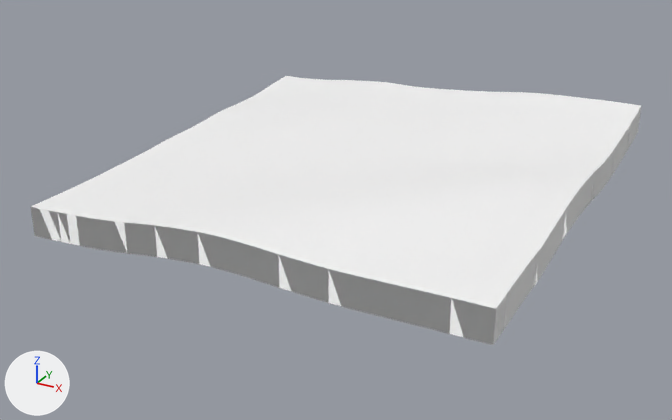
The glTF model public/tiles/2/2_2.glb, before and after one commit.
Both versions are drawn from a 50 mm camera at (3476.0, -4337.0, 793.0) aimed at (2533.0, -2624.0, -64.0). Lighting does not change. The marker at lower left points along +X, +Y and +Z. The picture after the commit comes second. Where no turn or scale is listed for an object, it has been applied to the vertices.

Objects in the first picture: 't2_2_2'.
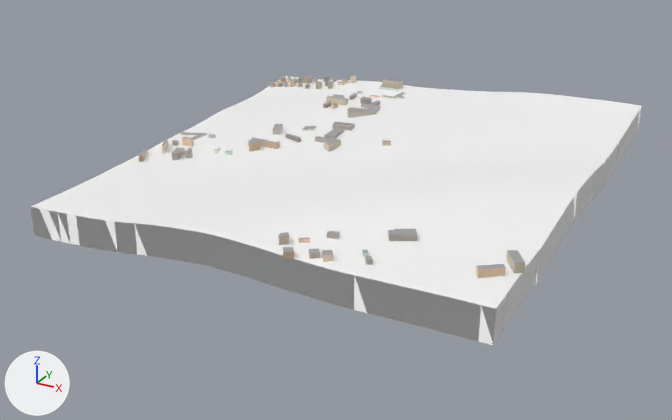
Where the newer file only moved an object's origin or applied its transform, the numbers keep the older frame.

Boxes (x1, y1, x2, y2) around the edits, measured in the pictures (672 x 420 px):
't2_2_2', reshaped
    before: (31, 76, 641, 345)
    after: (31, 75, 641, 345)
part 1 of me_t2_2_2, added
    after: (138, 75, 406, 162)
part 2 of me_t2_2_2, added
    after: (278, 229, 417, 265)
part 3 of me_t2_2_2, added
    after: (476, 250, 525, 278)

Edits to the bpy script that builds the scene:
```text
Add mat_far_building:
    mat_far_building = bpy.data.materials.new('far_building')
    mat_far_building.use_nodes = True; mat_far_building.node_tree.nodes.clear()
    _N = mat_far_building.node_tree.nodes; _L = mat_far_building.node_tree.links
    n0 = _N.new('ShaderNodeBsdfPrincipled'); n0.name = 'Principled BSDF'
    n0.inputs[1].default_value = 1.0  # 'Metallic'
    n0.inputs[2].default_value = 1.0  # 'Roughness'
    n1 = _N.new('ShaderNodeOutputMaterial'); n1.name = 'Material Output'
    n2 = _N.new('ShaderNodeVertexColor'); n2.name = 'Color Attribute'
    _L.new(n0.outputs[0], n1.inputs[0])  # 'BSDF' to 'Surface'
    _L.new(n2.outputs[0], n0.inputs[0])  # 'Color' to 'Base Color'
Change me_t2_2_2:
    used by ob_t2_2_2; location = (2560.0, -2560.0, 26.0)
    remove me_t2_2_2.from_pydata(...)  # 1841 vertices, 3520 faces; spans x -512.0..512.0, y -512.0..512.0, z -83.0..83.0
    add me_t2_2_2.from_pydata(...)  # 2533 vertices, 4425 faces; spans x -514.0..516.0, y -521.0..514.0, z -83.0..83.0
    me_t2_2_2 part 1: 592 vertices added at x -514.0..36.0, y -198.0..514.0, z -11.0..62.0
    me_t2_2_2 part 2: 84 vertices added at x 81.0..306.0, y -521.0..-340.0, z 20.0..46.0
    me_t2_2_2 part 3: 16 vertices added at x 444.0..516.0, y -436.0..-345.0, z 28.0..50.0
    add me_t2_2_2.materials.append(mat_far_building)
```
